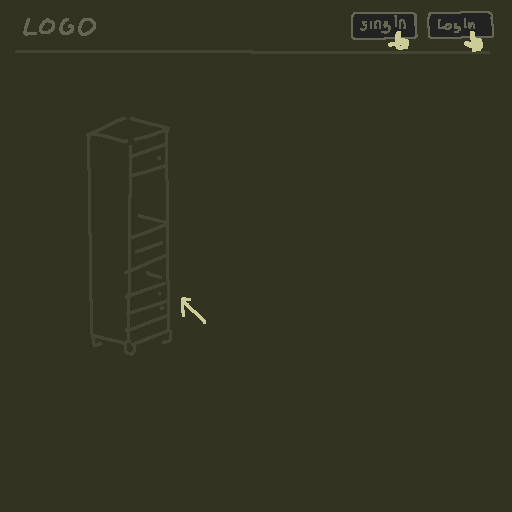
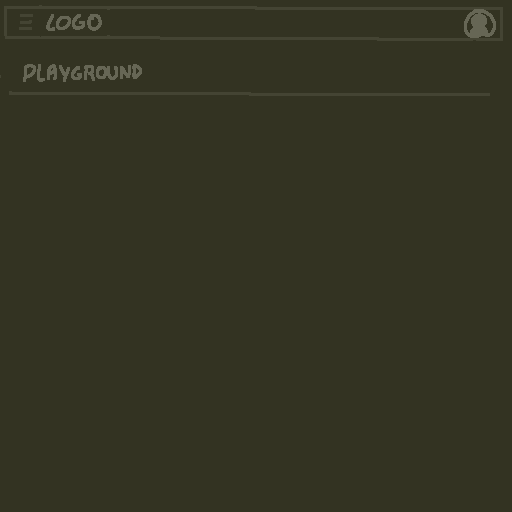
Revision of a layered 512x512 image; what changed, layer by layer:
added group "ui" with 7 layers above "sidebar #1" over 0, 5, 503, 356
added layer "Copia de my workspaces" above "my workspaces" over 0, 5, 503, 356
hid "landing", painted on it over 0, 5, 503, 356
